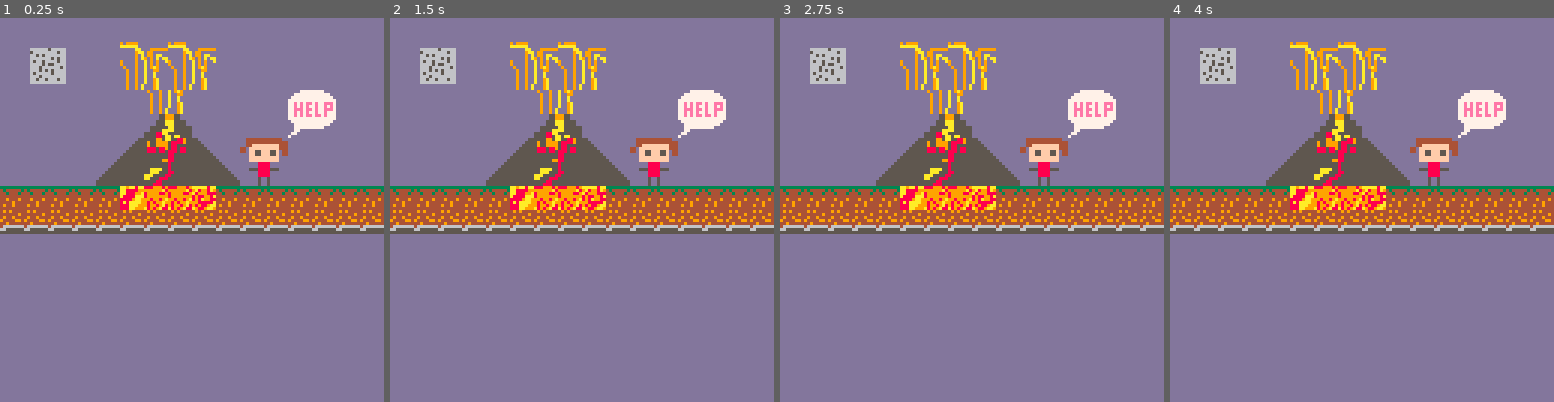
Above: before the commit, frames 1-4 (left to right).
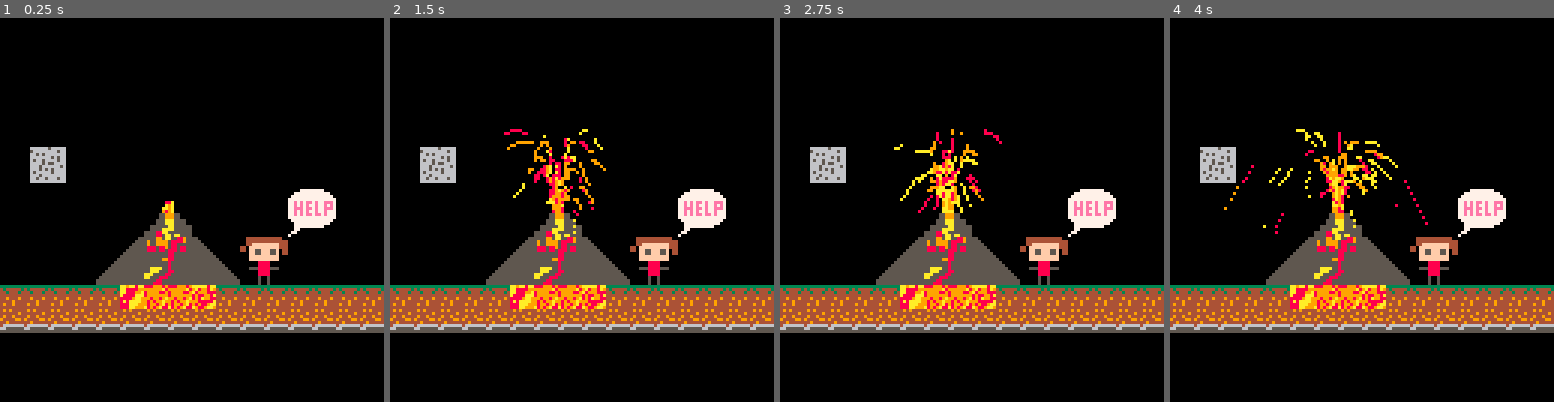
Above: after the commit, the same moments.

Repository: pirxthepilot/pico8-carts
Game: PICO-8 cartridge carts/disaster.p8
Same seed, same stepped clock (60 frames per second), same inputs: the game is played once before the commit and once after it.
Inputs:
- Up to frame 1 (0.25 s): no input
- Up to frame 2 (1.5 s): no input
- Up to frame 3 (2.75 s): no input
- Up to frame 4 (4 s): no input

The runs differ from the first frame. In frame 1, 100% of the frame differs, in the area x 0-100%, y 0-100%; in frame 2, 100%; in frame 3, 100%; in frame 4, 100%.

Commit message:
disaster lava!

Diff:
--- a/carts/disaster.p8
+++ b/carts/disaster.p8
@@ -1,9 +1,167 @@
 pico-8 cartridge // http://www.pico-8.com
 version 16
 __lua__
+function _init()
+	map_y=33
+	lava_init()
+	oy=map_y+32
+	make_veinset(55,oy,veinset_count)
+	make_veinset(56,oy,veinset_count)
+	make_veinset(57,oy,veinset_count)
+end
+
+function _update()
+	-- veinsets and veins
+	for i in all(veinsets) do
+		-- lava vein and particle creation
+		if #i.veins<i.count then
+			make_vein(i.veins,i.x,i.y)
+		end
+		for j in all(i.veins) do
+			update_vein(i.veins,j)
+		end
+	end
+
+	-- update lava particles
+	for i in all(parts) do
+		update_part(i)
+	end
+end
+
 function _draw()
-	cls(13)
-	map(0,0,0,0,32,16)
+	cls()
+	map(0,0,0,map_y,128,64)
+	lava_draw()
+end
+-->8
+-- lava
+-- lava init
+function lava_init()
+	grav=0.1
+	lava_cols={8,9,10}
+	parts={}
+	veinsets={}
+	veinset_count=8
+	min_vein_len=2
+	max_vein_len=10
+end
+
+-- lava particles
+function make_part(_x,_y,_dx,_dy,_maxdy,_maxage,_a_rot,_col)
+	add(parts, {
+		x=_x,
+		y=_y,
+		dx=_dx,
+		dy=_dy,
+		maxdy=_maxdy,
+		age=0,
+		maxage=_maxage,
+		a_rot=_a_rot,
+		up=true,
+		col=_col
+	})
+end
+
+function update_part(p)
+	if p.age>=p.maxage then
+		del(parts,p)
+		return
+	end
+	if p.up then
+		if p.dy>-p.maxdy then
+			p.dy-=grav
+		else
+			p.up=false
+		end
+	else
+		p.dy+=grav
+	end
+	p.y+=p.dy
+	p.dx+=grav*cos(p.a_rot)
+	p.x+=p.dx
+	p.age+=1
+end
+
+function draw_part(p)
+	pset(p.x,p.y,p.col)
+end
+-->8
+-- lava veins
+function make_vein(_vein,_x,_y)
+	local r_maxdy=rndrangef(0.5,1.6)
+	add(_vein, {
+		x=_x,
+		y=_y,
+		len=rndrange(min_vein_len,max_vein_len),
+		maxdy=r_maxdy,
+		maxage=rndrange(r_maxdy*20,r_maxdy*40),
+		angle=rndangle(285,255),
+		color=lava_cols[flr(rnd(#lava_cols))+1]
+	})
+end
+
+function update_vein(_veins,v)
+	if v.len==0 then
+		del(_veins,v)
+		return
+	end
+	make_part(v.x,v.y,0,0,v.maxdy,v.maxage,v.angle,v.color)
+	v.len-=1
+end
+
+function make_veinset(_x,_y,_count)
+	add(veinsets, {
+		x=_x,
+		y=_y,
+		count=_count,
+		veins={}
+	})
+end
+
+-- Draw the lava particles
+function lava_draw()
+	for i in all(parts) do
+		draw_part(i)
+	end
+end
+
+-->8
+-- helper functions
+
+-- convert degrees to rotation
+function rotval(degrees)
+	return degrees/360
+end
+
+-- get angle diff
+-- input: rightmost,leftmost
+--        (clockwise dir)
+-- input in rotation!
+function rotdiff(_r,_l)
+	return (_r-_l)%1
+end
+
+-- random angle given r and l
+-- input in degrees!
+function rndangle(_r,_l)
+	local r=rotval(_r)
+	local l=rotval(_l)
+	local diff=rotdiff(r,l)
+	return (l+(rnd()*diff))%1
+end
+
+-- random number from a range
+function rndrange(lower,upper)
+	local interval=upper-lower+1
+	local r=flr(rnd(interval))
+	return r+lower
+end
+
+-- random number from a range (float)
+function rndrangef(lower,upper)
+	local interval=upper-lower
+	local r=rnd(interval)
+	return r+lower
 end
 __gfx__
 000000000000055999550000000000003333333349494444000000000044444444444400000077777777000088899989aa9aa8aaaaaaa8aa0000000000000000
@@ -40,9 +198,9 @@
 00000000588855555555555500000000000000000000000000000000555555555555555555555555555555550000000000000000000000000000000000000000
 __map__
 0000000000000000000000000000000000000000000000000000000000000000000000000000000000000000000000000000000000000000000000000000000000000000000000000000000000000000000000000000000000000000000000000000000000000000000000000000000000000000000000000000000000000000
-002c2d0000141514150000000000000000000000000000000000000000000000000000000000000000000000000000000000000000000000000000000000000000000000000000000000000000000000000000000000000000000000000000000000000000000000000000000000000000000000000000000000000000000000
-003c3d0000242524250000000000000000000000000000000000000000000000000000000000000000000000000000000000000000000000000000000000000000000000000000000000000000000000000000000000000000000000000000000000000000000000000000000000000000000000000000000000000000000000
-000000000000242500000000090a000000000000000000000000000000000000000000000000000000000000000000000000000000000000000000000000000000000000000000000000000000000000000000000000000000000000000000000000000000000000000000000000000000000000000000000000000000000000
+002c2d0000000000000000000000000000000000000000000000000000000000000000000000000000000000000000000000000000000000000000000000000000000000000000000000000000000000000000000000000000000000000000000000000000000000000000000000000000000000000000000000000000000000
+003c3d0000000000000000000000000000000000000000000000000000000000000000000000000000000000000000000000000000000000000000000000000000000000000000000000000000000000000000000000000000000000000000000000000000000000000000000000000000000000000000000000000000000000
+000000000000000000000000090a000000000000000000000000000000000000000000000000000000000000000000000000000000000000000000000000000000000000000000000000000000000000000000000000000000000000000000000000000000000000000000000000000000000000000000000000000000000000
 000000000000010200000000191a000000000000000000000000000000000000000000000000000000000000000000000000000000000000000000000000000000000000000000000000000000000000000000000000000000000000000000000000000000000000000000000000000000000000000000000000000000000000
 00000000292a1112272807080000000000000000000000000000000000000000000000000000000000000000000000000000000000000000000000000000000000000000000000000000000000000000000000000000000000000000000000000000000000000000000000000000000000000000000000000000000000000000
 00000000393a2122373817180000000000000000000000000000000000000000000000000000000000000000000000000000000000000000000000000000000000000000000000000000000000000000000000000000000000000000000000000000000000000000000000000000000000000000000000000000000000000000
--- a/carts/tests/projectile_test.p8
+++ b/carts/tests/projectile_test.p8
@@ -2,27 +2,14 @@
 version 16
 __lua__
 function _init()
-	grav=0.1
-	oy=80
-	lava_cols={7,8,9,10}
-	parts={}
-	veinsets={}
-	make_veinset(61,oy,3)
-	make_veinset(62,oy,3)
-	make_veinset(63,oy,3)
-	make_veinset(64,oy,3)
-	make_veinset(65,oy,3)
+	lava_init()
+	make_veinset(61,oy,veinset_count)
+	make_veinset(62,oy,veinset_count)
+	make_veinset(63,oy,veinset_count)
 end
 
 function _update()
-	-- for i=0,1 do
-	-- 	local r_maxdy=rnd(2)
-	-- 	local r_maxage=rndrange(r_maxdy*20,r_maxdy*40)
-	-- 	local r_angle=rndangle(285,255)
-	-- 	local r_color=lava_cols[flr(rnd(#lava_cols))+1]
-	-- 	make_part(31,oy,0,0,r_maxdy,r_maxage,r_angle,r_color)
-	-- end
-
+	-- veinsets and veins
 	for i in all(veinsets) do
 		-- lava vein and particle creation
 		if #i.veins<i.count then
@@ -46,11 +33,22 @@
 function _draw()
 	cls()
 	rectfill(0,oy,127,oy+2,10)
-	for i in all(parts) do
-		draw_part(i)
-	end
+	lava_draw()
 end
 -->8
+-- lava
+-- lava init
+function lava_init()
+	grav=0.1
+	oy=80
+	lava_cols={8,9,10}
+	parts={}
+	veinsets={}
+	veinset_count=8
+	min_vein_len=2
+	max_vein_len=10
+end
+
 -- lava particles
 function make_part(_x,_y,_dx,_dy,_maxdy,_maxage,_a_rot,_col)
 	add(parts, {
@@ -97,7 +95,7 @@
 	add(_vein, {
 		x=_x,
 		y=_y,
-		len=rndrange(1,10),
+		len=rndrange(min_vein_len,max_vein_len),
 		maxdy=r_maxdy,
 		maxage=rndrange(r_maxdy*20,r_maxdy*40),
 		angle=rndangle(285,255),
@@ -121,6 +119,13 @@
 		count=_count,
 		veins={}
 	})
+end
+
+-- Draw the lava particles
+function lava_draw()
+	for i in all(parts) do
+		draw_part(i)
+	end
 end
 
 -->8
